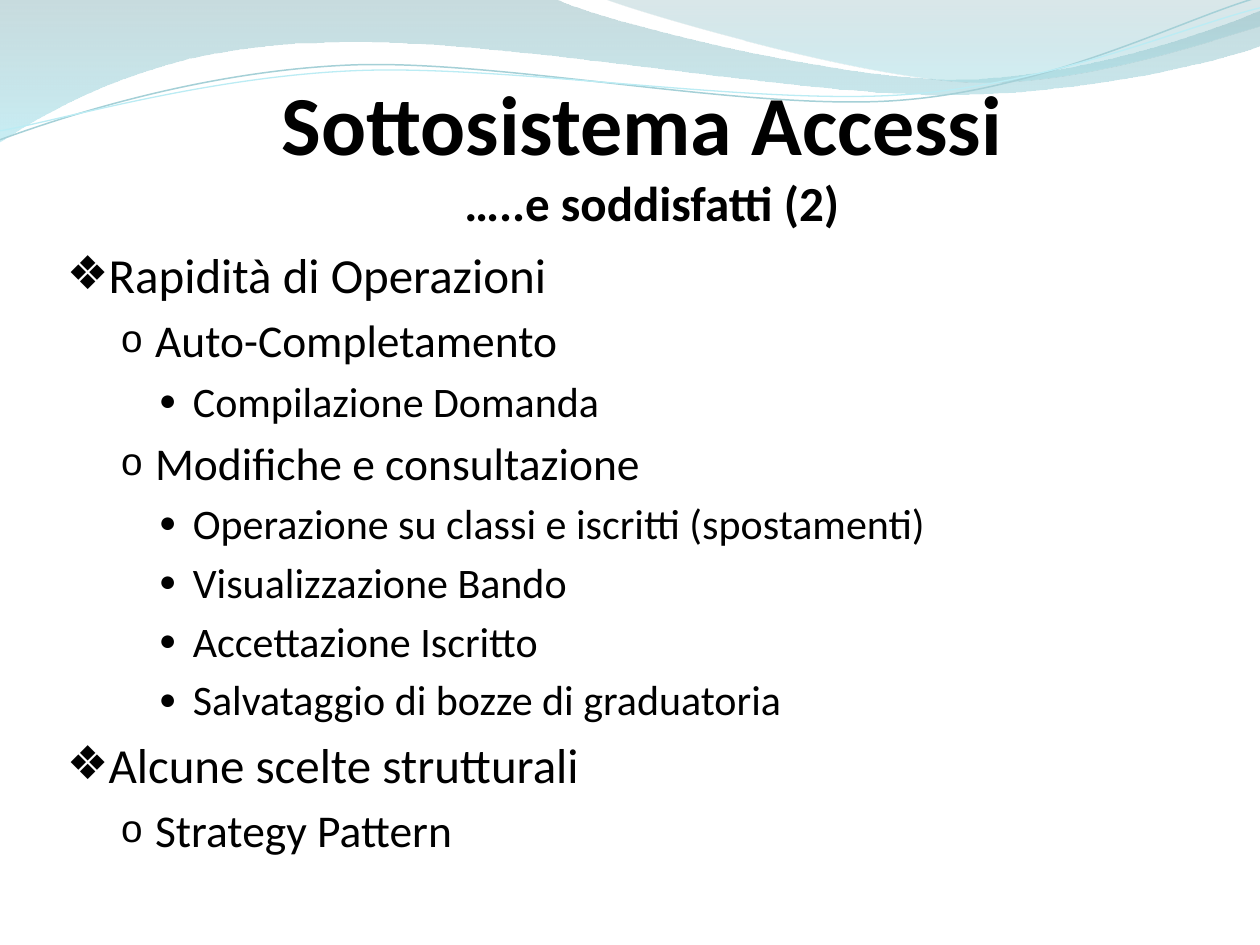
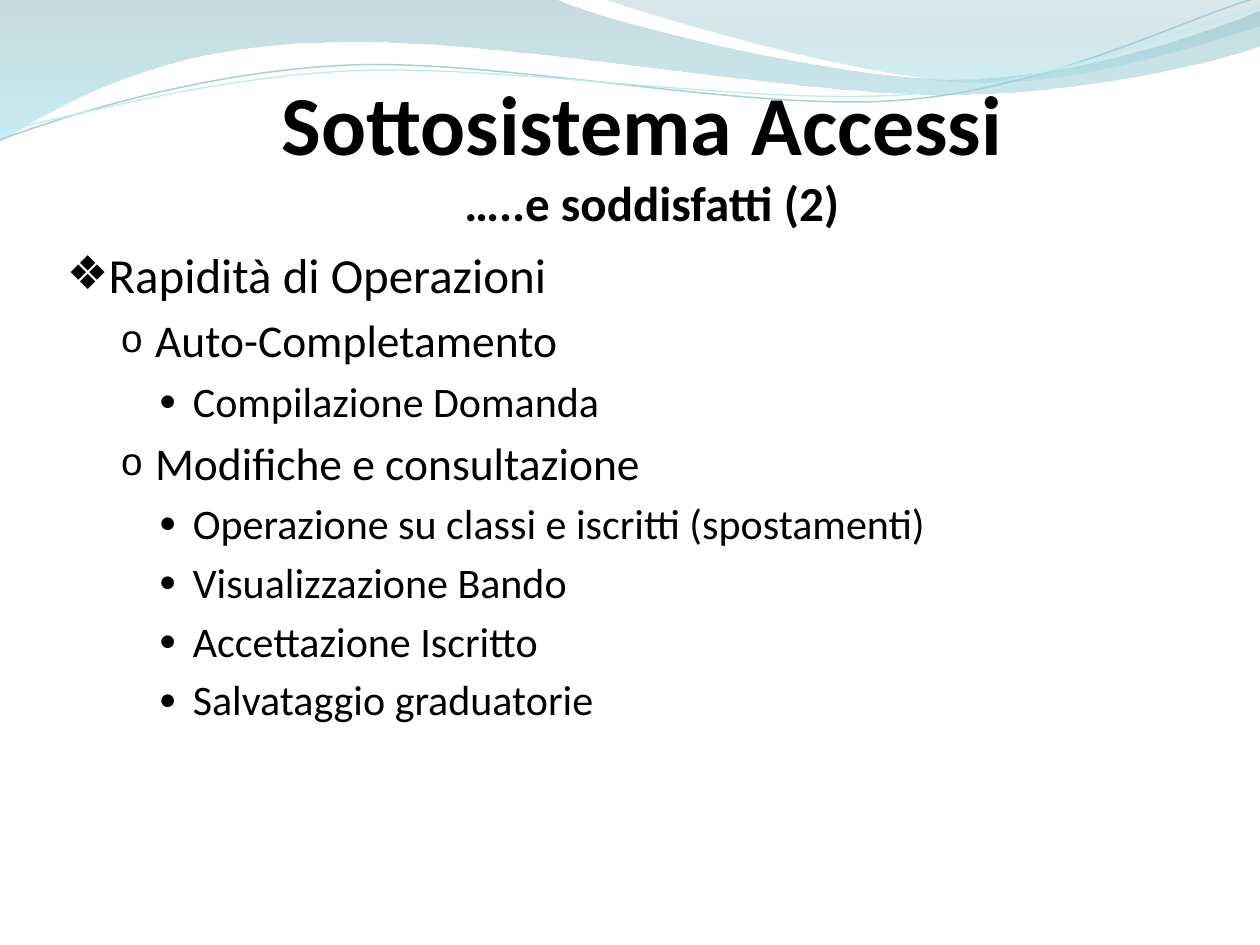
Before and after one commit to ammirate/at-silo, a slide deck: slide 8 of Presentazione/Atsilo1/[BOZZA] Atsilo_A_PresentazioneFinale copia.pptx. Drawn at 1260x945 pixels with LibreOffice and Linux fonts; fonts in the diff are those of the drawing. Boxes give left, top, right and bottom in pixels: in the first picture for what was removed or moved away, otherwise in the second. Text is boxed around its words. In the diff, an @@ line names an element or a change of style, - is before the commit and + after.

Commit message:
[WR]Corrette alcune parti della presentazione

```diff
--- a/Presentazione/Atsilo1/[BOZZA] Atsilo_A_PresentazioneFinale copia.pptx
+++ b/Presentazione/Atsilo1/[BOZZA] Atsilo_A_PresentazioneFinale copia.pptx
@@ text at (193, 685, 593, 723): text changed @@
-    ● Salvataggio di bozze di graduatoria
-❖ Alcune scelte strutturali
-  o Strategy Pattern
+    ● Salvataggio graduatorie
```
Also in this commit, not shown: 10 other slides changed, 3 slides removed.
